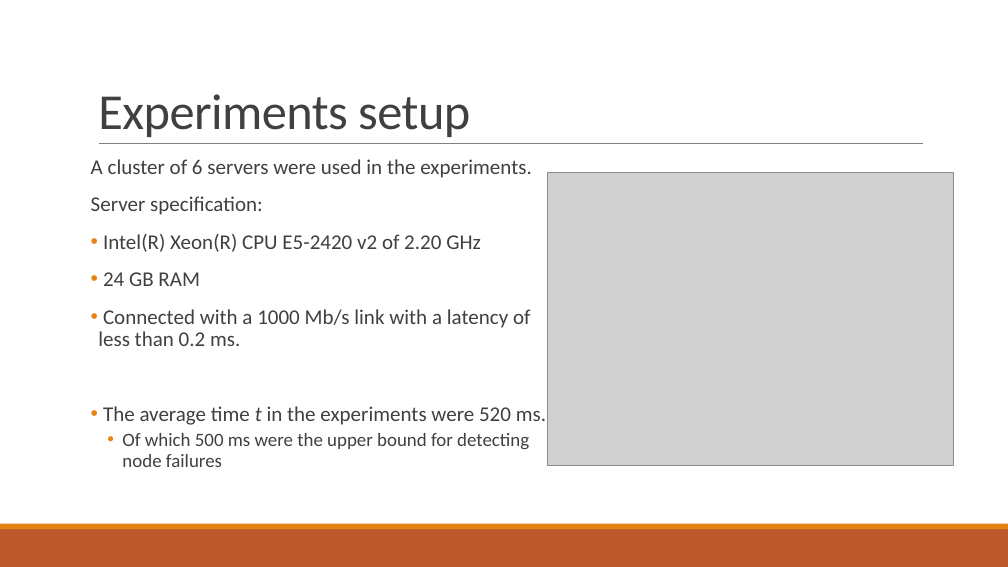
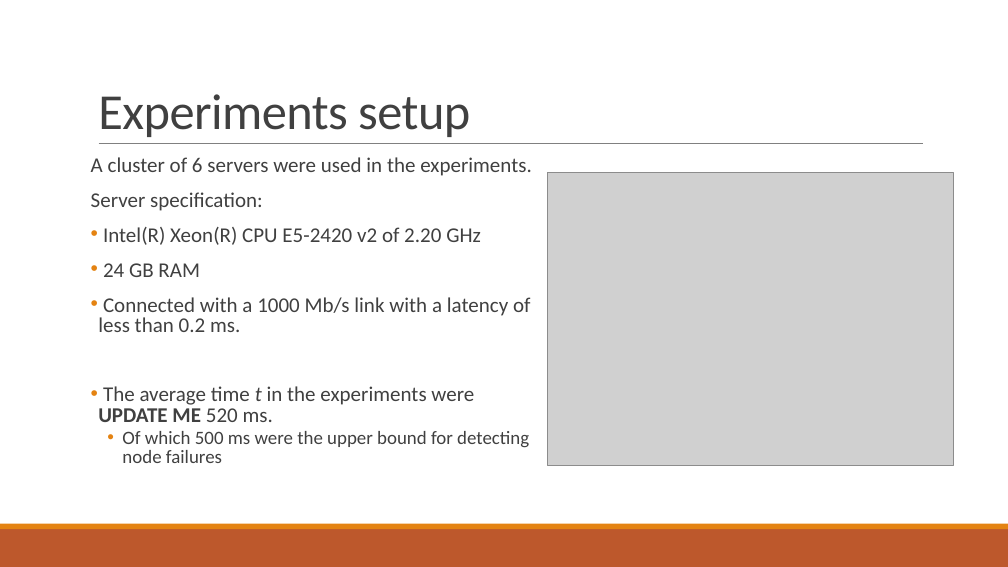
Before and after one commit to PStahl/master_thesis, a slide deck: slide 41 of presentation/presentation.pptx. Drawn at 1008x567 pixels with LibreOffice and Linux fonts; fonts in the diff are those of the drawing; grey boxes stand for pictures. Boxes give left, top, right and bottom in pixels: in the first picture for what was removed or moved away, otherwise in the second. Text is boxed around its words. In the diff, an @@ line names an element or a change of style, - is before the commit and + after.

Commit message:
update presentation

```diff
--- a/presentation/presentation.pptx
+++ b/presentation/presentation.pptx
@@ text at (91, 157, 532, 463): line spacing 0.9 to 0.8 @@
@@ text at (98, 386, 474, 422): text changed @@
-• The average time t in the experiments were 520 ms.
+• The average time t in the experiments were
+  UPDATE ME 520 ms.
```
